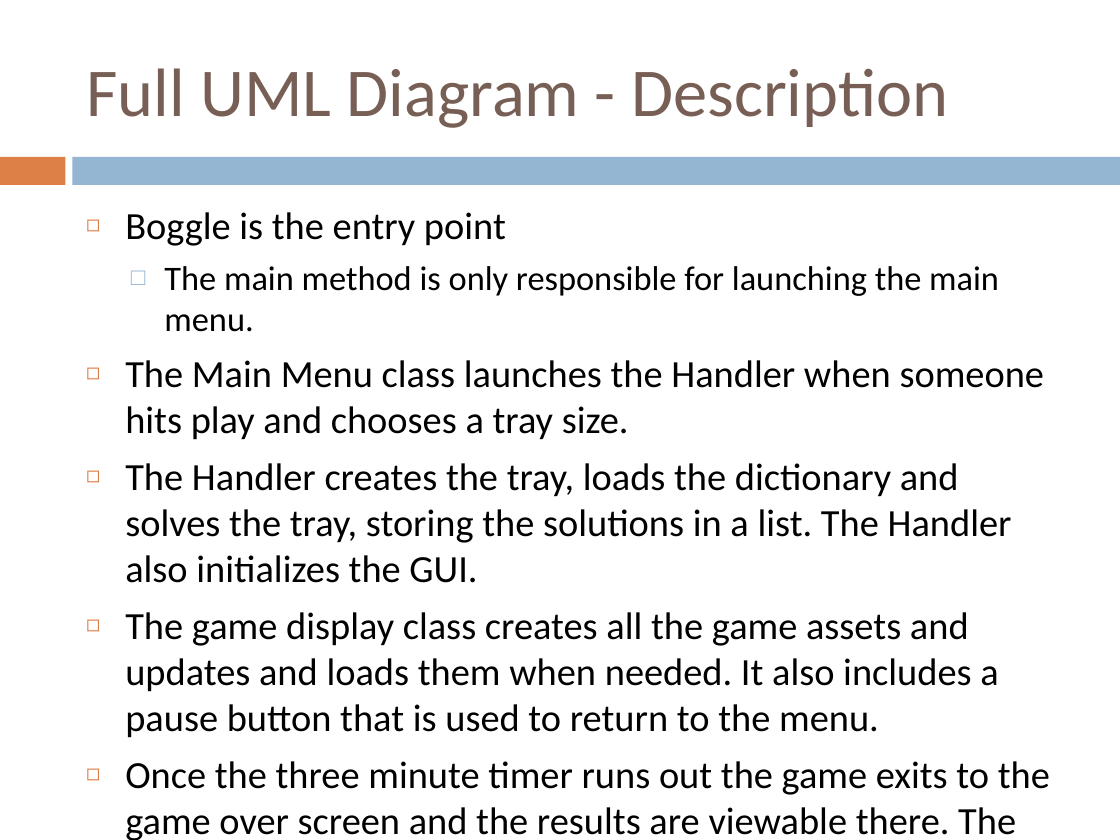
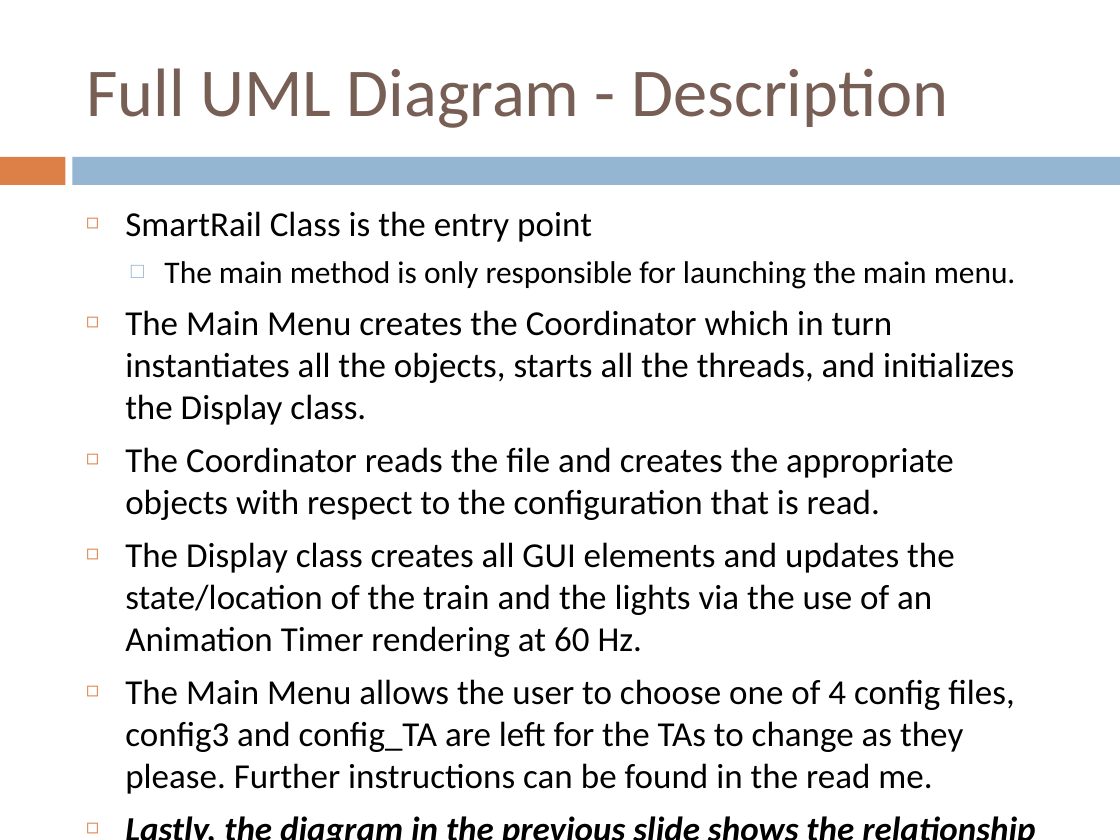
Before and after one commit to gvurbaitis/SmartRail, a slide deck: slide 4 of doc/smart_rail_design.pptx. Drawn at 1120x840 pixels with LibreOffice and Linux fonts; fonts in the diff are those of the drawing. Boxes give left, top, right and bottom in pixels: in the first picture for what was removed or moved away, otherwise in the second. Text is boxed around its words. In the diff, an @@ line names an element or a change of style, - is before the commit and + after.

Commit message:
updated doc/ with UML diagram (This is the final version of the project

```diff
--- a/doc/smart_rail_design.pptx
+++ b/doc/smart_rail_design.pptx
@@ text at [125, 211, 592, 242]: text changed; size 24.6 to 22.5 pt @@
-◻ Boggle is the entry point
+◻ SmartRail Class is the entry point
@@ text at [164, 261, 1016, 289]: size 22.1 to 20.1 pt in "The main method is only responsible for ..." @@
@@ text at [125, 310, 1014, 794]: text changed; size 24.6 to 22.5 pt @@
-◻ The Main Menu class launches the Handler when someone hits play and chooses a tray size.
-◻ The Handler creates the tray, loads the dictionary and solves the tray, storing the solutions in a list. The Handler also initializes the GUI.
-◻ The game display class creates all the game assets and updates and loads them when needed. It also includes a pause button that is used to return to the menu.
-◻ Once the three minute timer runs out the game exits to the game over screen and the results are viewable there. The game can be restarted by going back to the main menu.
+◻ The Main Menu creates the Coordinator which in turn instantiates all the objects, starts all the threads, and initializes the Display class.
+◻ The Coordinator reads the file and creates the appropriate objects with respect to the configuration that is read.
+◻ The Display class creates all GUI elements and updates the state/location of the train and the lights via the use of an Animation Timer rendering at 60 Hz.
+◻ The Main Menu allows the user to choose one of 4 config files, config3 and config_TA are left for the TAs to change as they please. Further instructions can be found in the read me.
+◻ Lastly, the diagram in the previous slide shows the relationship between all the classes and all their PUBLIC methods.
```
Also in this commit, not shown: 3 other slides changed, 12 other files.
